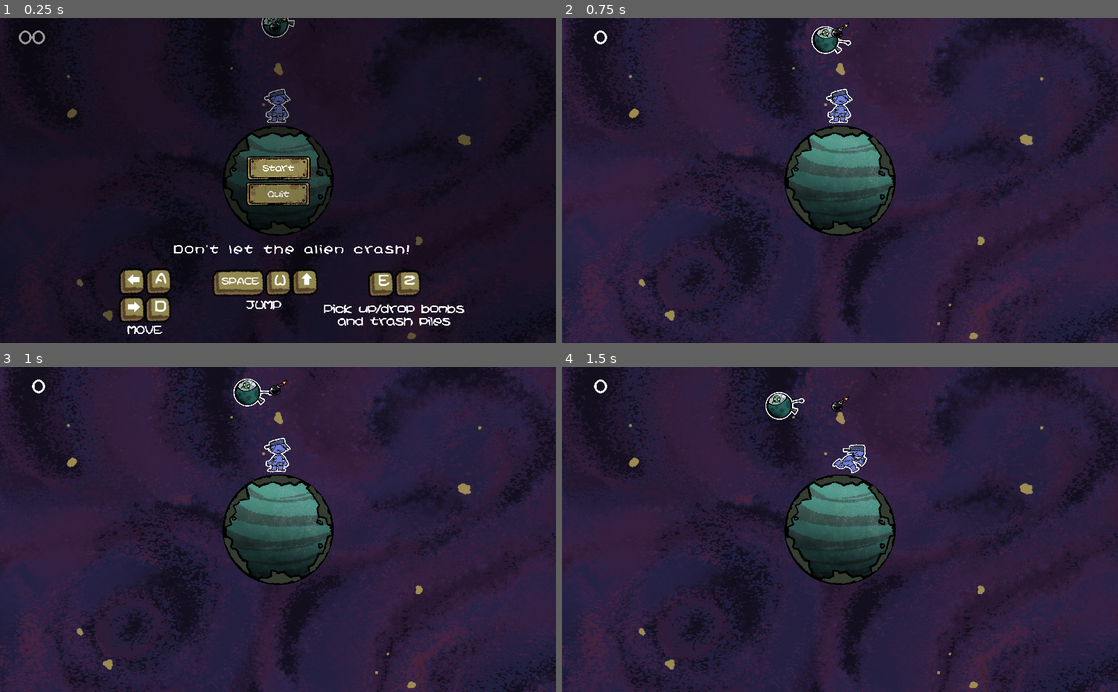
Above: before the commit, frames 1-4 (two rows, left to right).
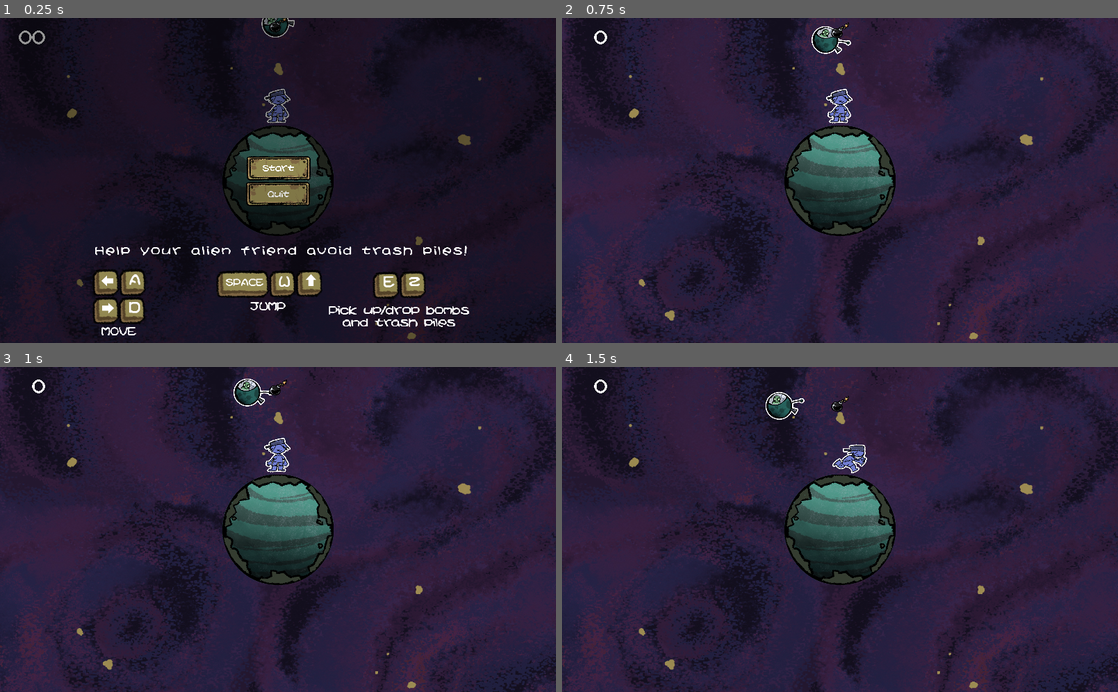
Above: after the commit, the same moments.

Repository: DanGrenade/TinyWorldJam
Game: Godot game, scene res://Scenes/GameTest.tscn
The game is run twice, just before and just after one commit, with the same random seed, the same clock (stepped at 60 frames per second) and the same inputs.
Inputs:
- Up to frame 1 (0.25 s): no input
- Up to frame 2 (0.75 s): click "Start" at 0.5 s
- Up to frame 3 (1 s): no input
- Up to frame 4 (1.5 s): hold D (move_right) from 1.28 s (still down); tap E (box_grab) at 1.35 s

The runs differ from the first frame. In frame 1, 5.0% of the frame differs, in the area x 16-85%, y 69-98%; in frame 2, nothing differs; in frame 3, nothing differs; in frame 4, nothing differs.

Commit message:
Issue 051 - Change in help text

Diff:
--- a/Scenes/GameTest.tscn
+++ b/Scenes/GameTest.tscn
@@ -73,31 +73,32 @@
 margin_bottom = 2034.0
 
 [node name="Controls" parent="Start_Menu/YSort" index="2"]
-margin_left = -961.0
-margin_top = 884.0
-margin_right = 102.0
-margin_bottom = 1167.0
+margin_left = -1201.05
+margin_top = 895.986
+margin_right = -42.0543
+margin_bottom = 1178.99
 rect_scale = Vector2( 3, 3 )
 
 [node name="VBoxContainer" parent="Start_Menu/YSort/Controls" index="0"]
-margin_right = 1063.0
-margin_bottom = 283.0
+margin_right = 1159.0
+margin_bottom = 282.0
 
 [node name="Label" parent="Start_Menu/YSort/Controls/VBoxContainer" index="0"]
-margin_right = 1063.0
+margin_right = 1159.0
+text = "Help your alien friend avoid trash piles!"
 
 [node name="Graphics" parent="Start_Menu/YSort/Controls/VBoxContainer" index="1"]
-margin_top = 70.0
-margin_right = 1063.0
-margin_bottom = 283.0
+margin_top = 69.0
+margin_right = 1159.0
+margin_bottom = 282.0
 
 [node name="Jump" parent="Start_Menu/YSort/Controls/VBoxContainer/Graphics" index="1"]
-margin_left = 267.0
-margin_right = 624.0
+margin_left = 362.0
+margin_right = 719.0
 
 [node name="Interact" parent="Start_Menu/YSort/Controls/VBoxContainer/Graphics" index="2"]
-margin_left = 628.0
-margin_right = 1063.0
+margin_left = 724.0
+margin_right = 1159.0
 
 [node name="GameOver" parent="." instance=ExtResource( 10 )]
 visible = false
Not shown: 1 places in Scenes/GameTest.tscn that only renumber resources
